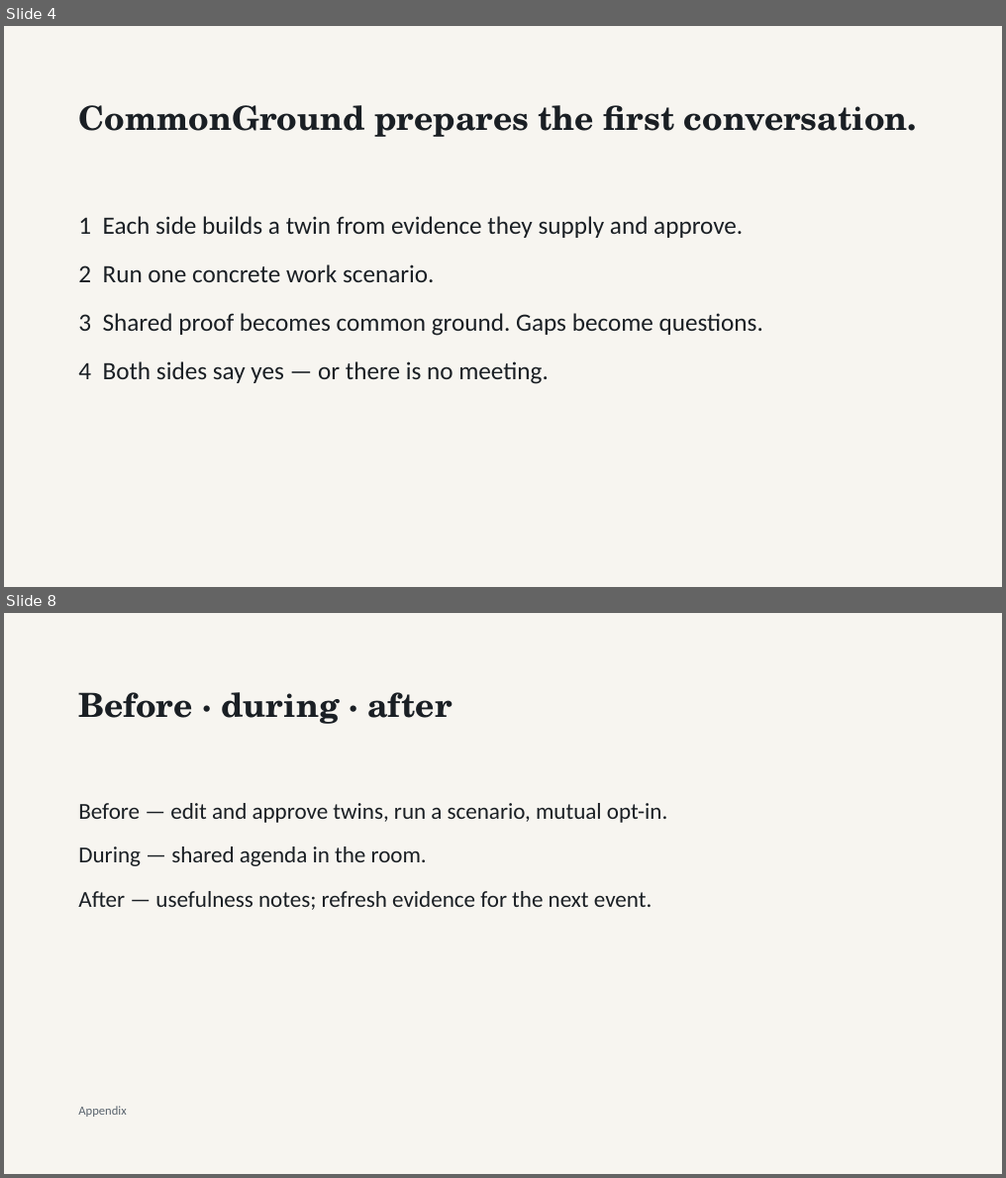
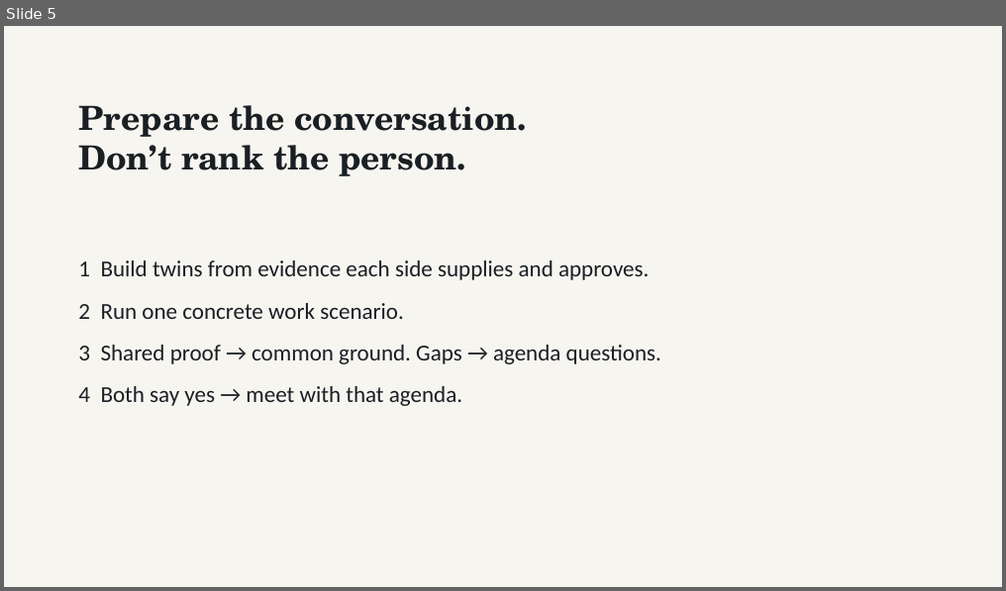
Before and after one commit to Abdullah12has/commonground-espoo, a slide deck: submission/CommonGround_Espoo_Pitch.pptx. Shown one above the other, each under a label of ours: slides 4 and 8 before the commit, slide 5 after it; the slides between them are not shown. The pictures are 1006x1178 and 1006x591 pixels, drawn with LibreOffice and Linux fonts; fonts in the diff are those of the drawing. Boxes give left, top, right and bottom in pixels: in the first picture for what was removed or moved away, otherwise in the second. Text is boxed around its words. In the diff, an @@ line names an element or a change of style, - is before the commit and + after.

Commit message:
Add positive-sum value prop to CommonGround pitch

```diff
--- a/submission/CommonGround_Espoo_Pitch.pptx
+++ b/submission/CommonGround_Espoo_Pitch.pptx
@@ slide 8 removed at bbox=[4, 613, 1002, 1174], background #FFFFFF @@
@@ rectangle removed at bbox=[4, 613, 1002, 1174] @@
@@ text removed at bbox=[78, 692, 451, 724] @@
-Before · during · after
@@ text removed at bbox=[78, 803, 667, 910] @@
-Before — edit and approve twins, run a scenario, mutual opt-in.
-During — shared agenda in the room.
-After — usefulness notes; refresh evidence for the next event.
@@ text removed at bbox=[78, 1106, 126, 1117] @@
-Appendix
@@ what was slide 4 is now slide 5 @@
@@ slide 5 changed as well @@
@@ text at bbox=[78, 105, 527, 176]: text changed @@
-CommonGround prepares the first conversation.
+Prepare the conversation.
+Don’t rank the person.
@@ text "1 Build twins from evidence ...": place and size @@
-text "1 Build twins from evidence ..." at bbox=[78, 216, 763, 384]
+text "1 Build twins from evidence ..." at bbox=[78, 261, 661, 406]
@@ text at bbox=[78, 261, 648, 280]: text changed; size 24 to 22 pt @@
-1 Each side builds a twin from evidence they supply and approve.
+1 Build twins from evidence each side supplies and approves.
@@ text at bbox=[78, 303, 404, 319]: size 24 to 22 pt in "2 Run one concrete work scenario."; less space between paragraphs @@
@@ text at bbox=[78, 345, 661, 406]: text changed; size 24 to 22 pt @@
-3 Shared proof becomes common ground. Gaps become questions.
-4 Both sides say yes — or there is no meeting.
+3 Shared proof → common ground. Gaps → agenda questions.
+4 Both say yes → meet with that agenda.
```
Also in this commit, not shown: 2 other slides changed, 6 slides added, 5 other slides removed, 5 other files.
